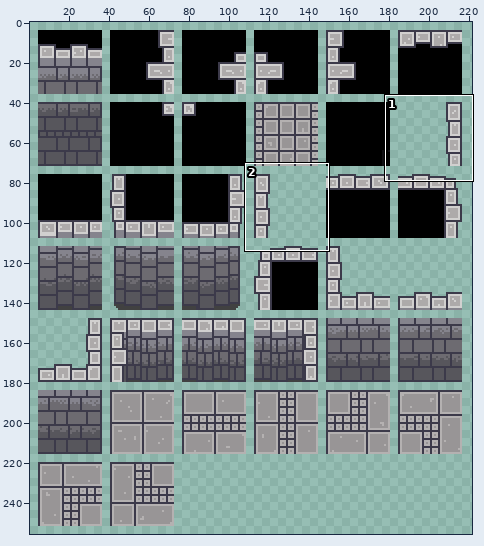
One commit to this sprite sheet: The_Believer's_Quest/Assets/Graphics/Misc/1stFloor_spriteSheet.png. Above: a wide view before the commit, with the close-up outlined.
Close-up. The starting point:
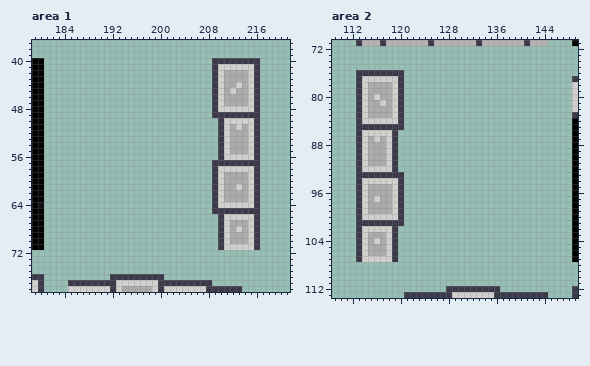
The file is 500x500 pixels. Shown: area 1: x 179..221, y 37..78; area 2: x 109..149, y 71..113. The wide view leaves out empty margins.
And afterwards:
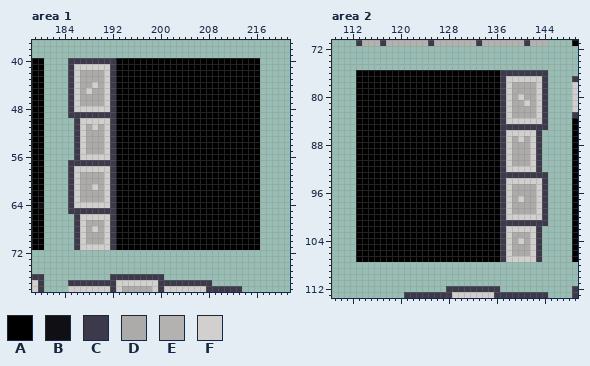
Palette (. is transparent): A #000000  B #100f13  C #3c3a4a  D #adaaaa  E #b4b1b1  F #d1d0cf
Changes in this commit:
Changed rows in their new state; - is an unchanged pixel.
Area 1:
first column x 185:
40 CCCCCCCCAAAAAAAAAAAAAAAAAAAAAAAA
41 CFFFFFFCAAAAAAAAAAAAAAAAAAAAAAAA
42 CFDDDDFCAAAAAAAAAAAAAAAAAAAAAAAA
43 CFDDDDFCAAAAAAAAAAAAAAAAAAAAAAAA
44 CFDDFDFCAAAAAAAAAAAAAAAAAAAAAAAA
45 CFDFDDFCAAAAAAAAAAAAAAAAAAAAAAAA
46 CFDDDDFCAAAAAAAAAAAAAAAAAAAAAAAA
47 CFDDDDFCAAAAAAAAAAAAAAAAAAAAAAAA
48 CFFFFFFCAAAAAAAAAAAAAAAAAAAAAAAA
49 CCCCCCCCAAAAAAAAAAAAAAAAAAAAAAAA
50 -CFFFFFCAAAAAAAAAAAAAAAAAAAAAAAA
51 -CFDFDFCAAAAAAAAAAAAAAAAAAAAAAAA
52 -CFDDDFCAAAAAAAAAAAAAAAAAAAAAAAA
53 -CFDDDFCAAAAAAAAAAAAAAAAAAAAAAAA
54 -CFDDDFCAAAAAAAAAAAAAAAAAAAAAAAA
55 -CFDDDFCAAAAAAAAAAAAAAAAAAAAAAAA
56 -CFFFFFCAAAAAAAAAAAAAAAAAAAAAAAA
57 CCCCCCCCAAAAAAAAAAAAAAAAAAAAAAAA
58 CFFFFFFCAAAAAAAAAAAAAAAAAAAAAAAA
59 CFDDDDFCAAAAAAAAAAAAAAAAAAAAAAAA
60 CFDDDDFCAAAAAAAAAAAAAAAAAAAAAAAA
61 CFDDFDFCAAAAAAAAAAAAAAAAAAAAAAAA
62 CFDDDDFCAAAAAAAAAAAAAAAAAAAAAAAA
63 CFDDDDFCAAAAAAAAAAAAAAAAAAAAAAAA
64 CFFFFFFCAAAAAAAAAAAAAAAAAAAAAAAA
65 CCCCCCCCAAAAAAAAAAAAAAAAAAAAAAAA
66 -CFFFFFCAAAAAAAAAAAAAAAAAAAAAAAA
67 -CFDDDFCAAAAAAAAAAAAAAAAAAAAAAAA
68 -CFDFDFCAAAAAAAAAAAAAAAAAAAAAAAA
69 -CFDDDFCAAAAAAAAAAAAAAAAAAAAAAAA
70 -CFDDDFCAAAAAAAAAAAAAAAAAAAAAAAA
71 -CFFFFFCAAAAAAAAAAAAAAAAAAAAAAAA
Area 2:
first column x 113:
 76 AAAAAAAAAAAAAAAAAAAAAAAACCCCCCCC
 77 AAAAAAAAAAAAAAAAAAAAAAAACFFFFFFC
 78 AAAAAAAAAAAAAAAAAAAAAAAACFDDDDFC
 79 AAAAAAAAAAAAAAAAAAAAAAAACFDDDDFC
 80 AAAAAAAAAAAAAAAAAAAAAAAACFDFDDFC
 81 AAAAAAAAAAAAAAAAAAAAAAAACFDDFDFC
 82 AAAAAAAAAAAAAAAAAAAAAAAACFDDDDFC
 83 AAAAAAAAAAAAAAAAAAAAAAAACFDDDDFC
 84 AAAAAAAAAAAAAAAAAAAAAAAACFFFFFFC
 85 AAAAAAAAAAAAAAAAAAAAAAAACCCCCCCC
 86 AAAAAAAAAAAAAAAAAAAAAAAACFFFFFC-
 87 AAAAAAAAAAAAAAAAAAAAAAAACFDFDFC-
 88 AAAAAAAAAAAAAAAAAAAAAAAACFDDDFC-
 89 AAAAAAAAAAAAAAAAAAAAAAAACFDDDFC-
 90 AAAAAAAAAAAAAAAAAAAAAAAACFDDDFC-
 91 AAAAAAAAAAAAAAAAAAAAAAAACFDDDFC-
 92 AAAAAAAAAAAAAAAAAAAAAAAACFFFFFC-
 93 AAAAAAAAAAAAAAAAAAAAAAAACCCCCCCC
 94 AAAAAAAAAAAAAAAAAAAAAAAACFFFFFFC
 95 AAAAAAAAAAAAAAAAAAAAAAAACFDDDDFC
 96 AAAAAAAAAAAAAAAAAAAAAAAACFDDDDFC
 97 AAAAAAAAAAAAAAAAAAAAAAAACFDFDDFC
 98 AAAAAAAAAAAAAAAAAAAAAAAACFDDDDFC
 99 AAAAAAAAAAAAAAAAAAAAAAAACFDDDDFC
100 AAAAAAAAAAAAAAAAAAAAAAAACFFFFFFC
101 AAAAAAAAAAAAAAAAAAAAAAAACCCCCCCC
102 AAAAAAAAAAAAAAAAAAAAAAAACFFFFFC-
103 AAAAAAAAAAAAAAAAAAAAAAAACFDDDFC-
104 AAAAAAAAAAAAAAAAAAAAAAAACFDFDFC-
105 AAAAAAAAAAAAAAAAAAAAAAAACFDDDFC-
106 AAAAAAAAAAAAAAAAAAAAAAAACFDDDFC-
107 AAAAAAAAAAAAAAAAAAAAAAAACFFFFFC-
Changed places in both close-ups, as pixel boxes (x1, y1, x2, y2):
changed: (68, 58, 260, 250)
changed: (356, 70, 548, 262)
